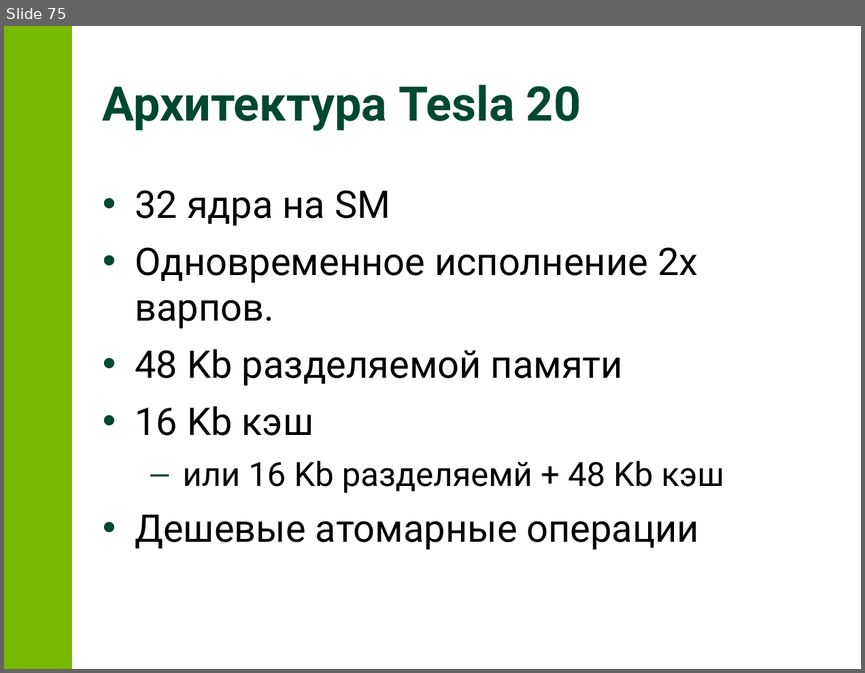
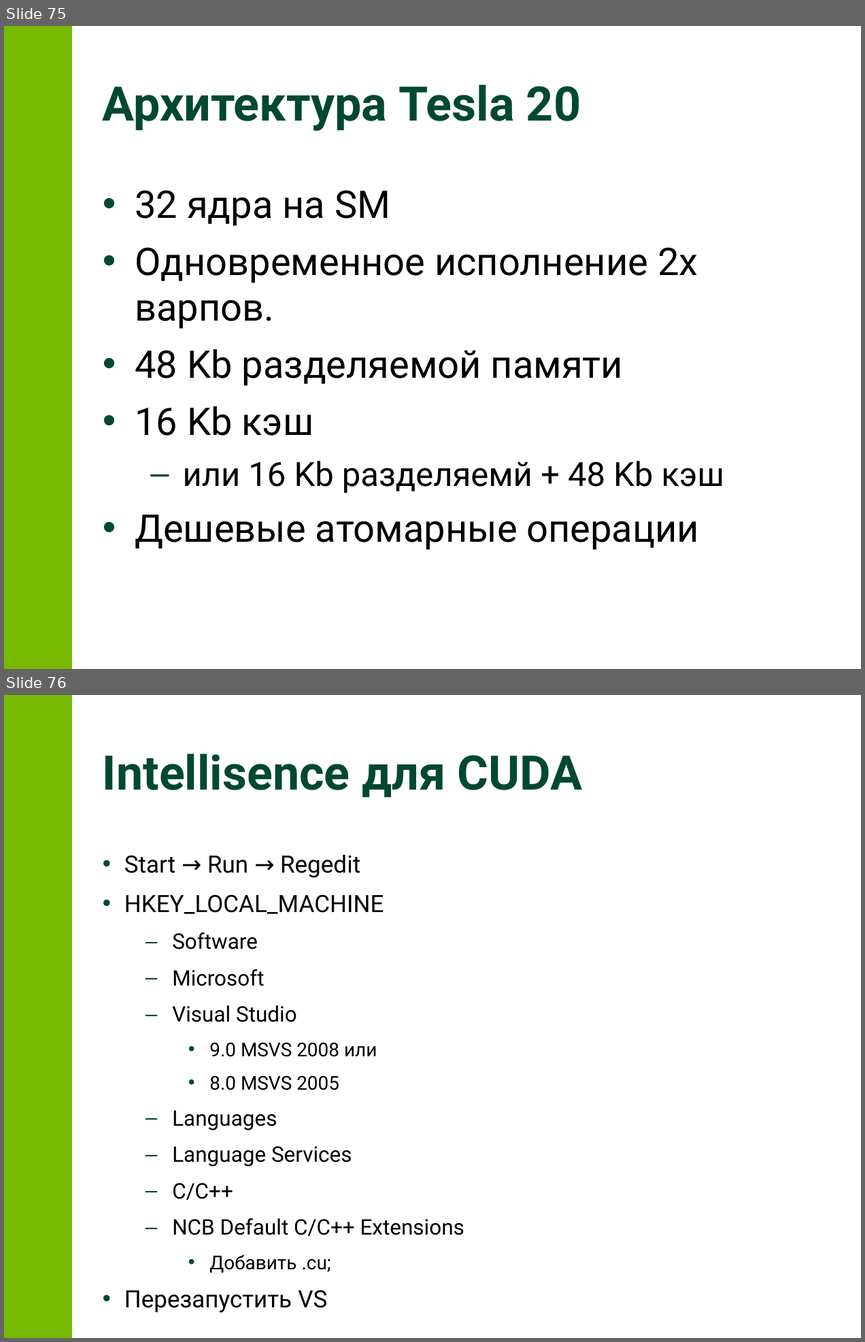
Before and after one commit to 7633/msu-cuda-course, a slide deck: Lectures/2011/Lectures/L1-14022011/L1-22022011.pptx. Shown one above the other, each under a label of ours: slide 75 before the commit, slides 75 and 76 after it. The pictures are 865x673 and 865x1342 pixels, drawn with LibreOffice and Linux fonts; fonts in the diff are those of the drawing. Boxes give left, top, right and bottom in pixels: in the first picture for what was removed or moved away, otherwise in the second. Text is boxed around its words. In the diff, an @@ line names an element or a change of style, - is before the commit and + after.

```diff
--- a/Lectures/2011/Lectures/L1-14022011/L1-22022011.pptx
+++ b/Lectures/2011/Lectures/L1-14022011/L1-22022011.pptx
@@ slide 76 added at box(4, 695, 861, 1338), background #FFFFFF; not listed: 1 template element that a slide beside it also shows @@
@@ title added at box(103, 753, 583, 797), 40 pt, text #004831, bold @@
+Intellisence для CUDA
@@ text added at box(124, 854, 464, 1272), 18 pt, text #000000 @@
+• Start → Run → Regedit
+• HKEY_LOCAL_MACHINE
+  – Software
+  – Microsoft
+  – Visual Studio
+    • 9.0 MSVS 2008 или
+    • 8.0 MSVS 2005
+  – Languages
+  – Language Services
+  – C/C++
+  – NCB Default C/C++ Extensions
+    • Добавить .cu;
+• Перезапустить VS
```
